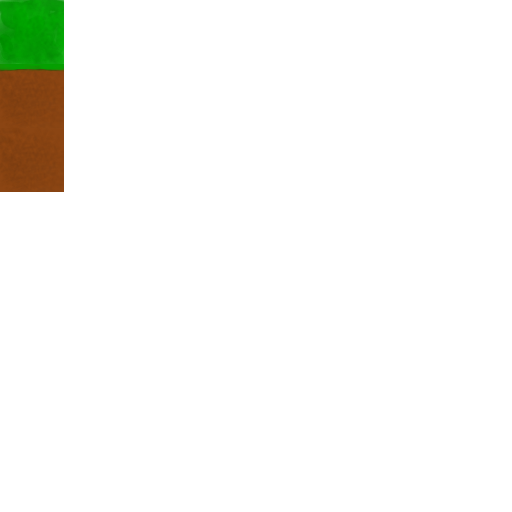
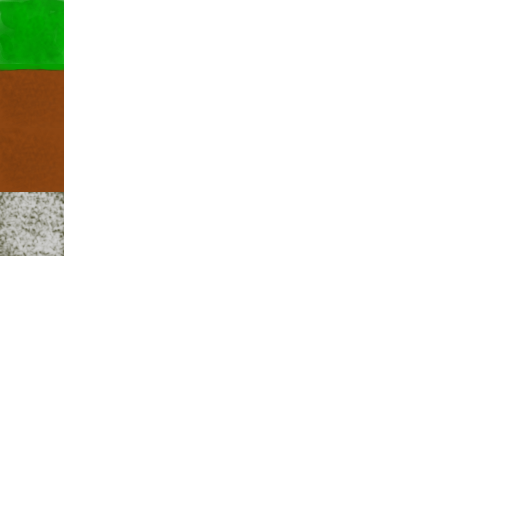
Layered file, before and after one edit (512 × 512). Changes by layer:
added layer "Stone" above "Grass Side" over (0, 192, 64, 256)
